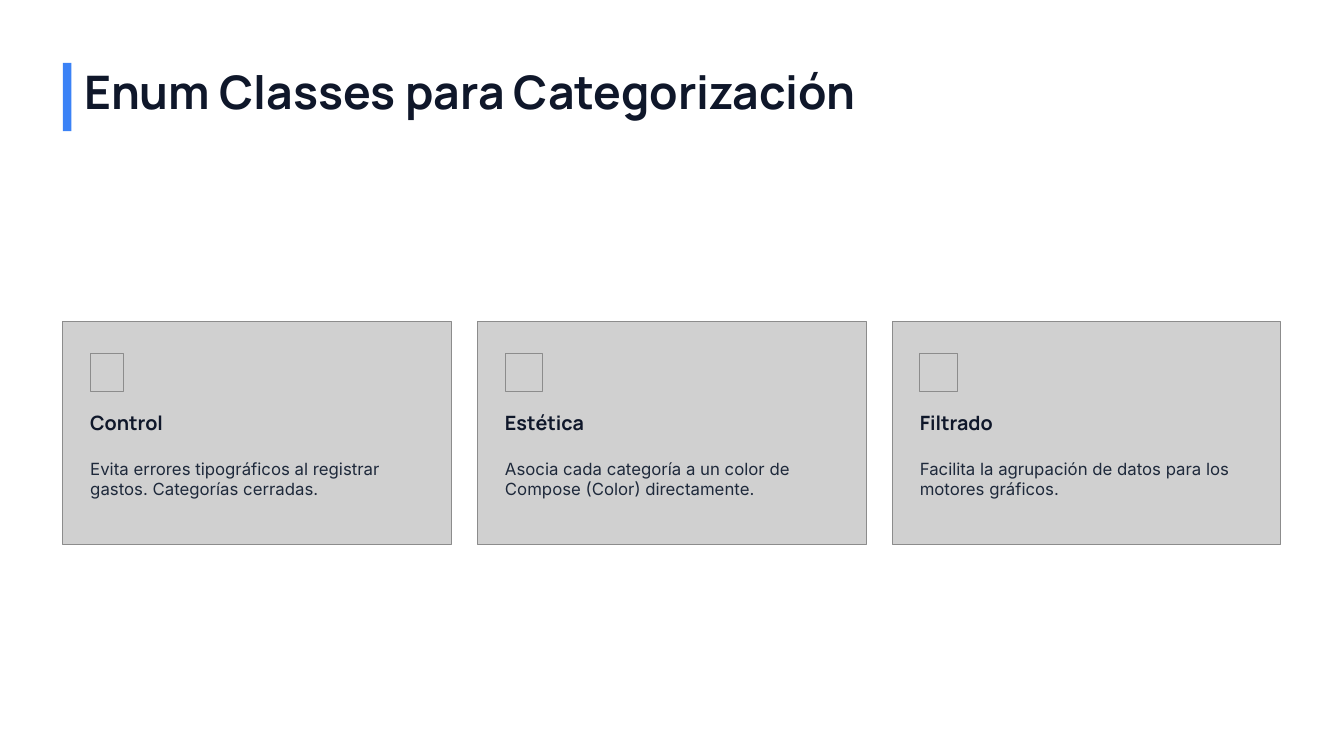
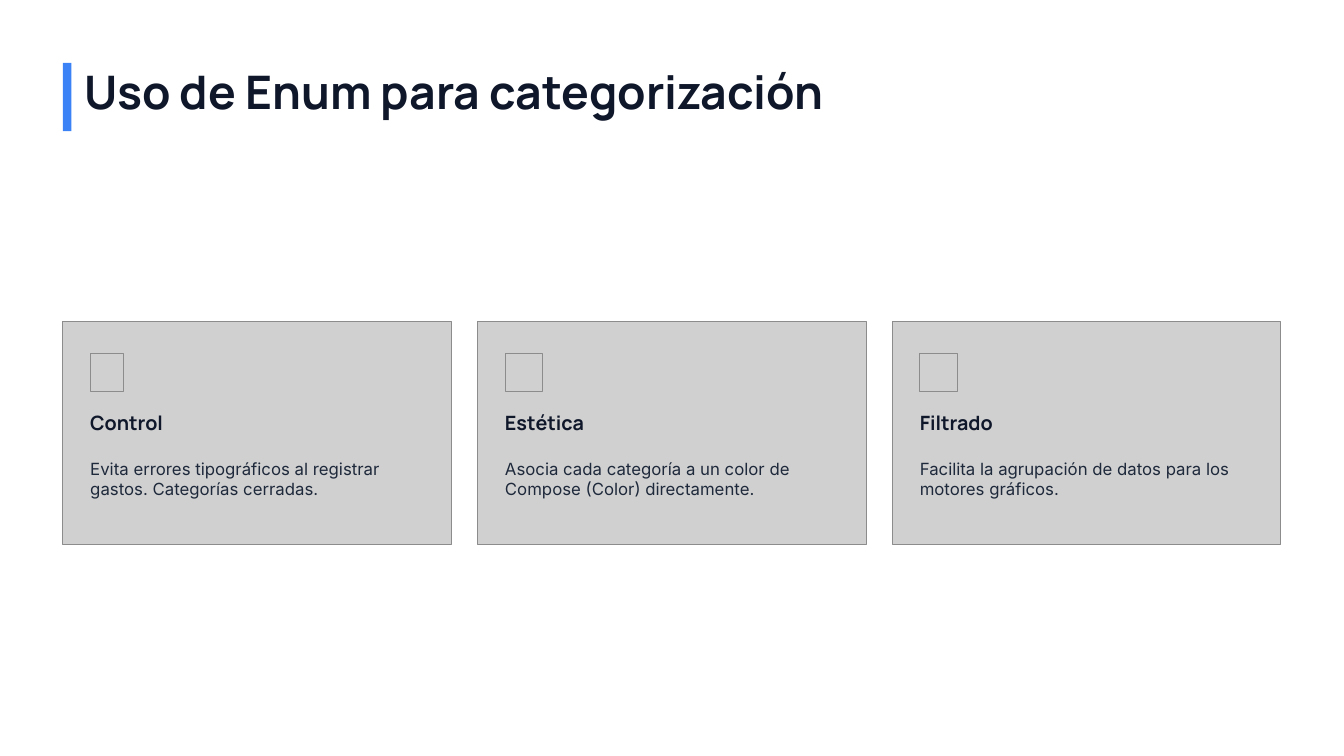
Before and after one commit to fernando-ruiz-rico/android, a slide deck: slide 5 of Android/Gastos/documentacion/presentacion_extendida_app_gastos.pptx. Drawn at 1344x756 pixels with LibreOffice and Linux fonts; fonts in the diff are those of the drawing; grey boxes stand for pictures; background and template pictures are left out. Boxes give left, top, right and bottom in pixels: in the first picture for what was removed or moved away, otherwise in the second. Text is boxed around its words. In the diff, an @@ line names an element or a change of style, - is before the commit and + after.

```diff
--- a/Android/Gastos/documentacion/presentacion_extendida_app_gastos.pptx
+++ b/Android/Gastos/documentacion/presentacion_extendida_app_gastos.pptx
@@ text at bbox=[84, 72, 824, 121]: text changed @@
-Enum Classes para Categorización
+Uso de Enum para categorización
```
Also in this commit, not shown: 8 other slides changed, 1 other file.
